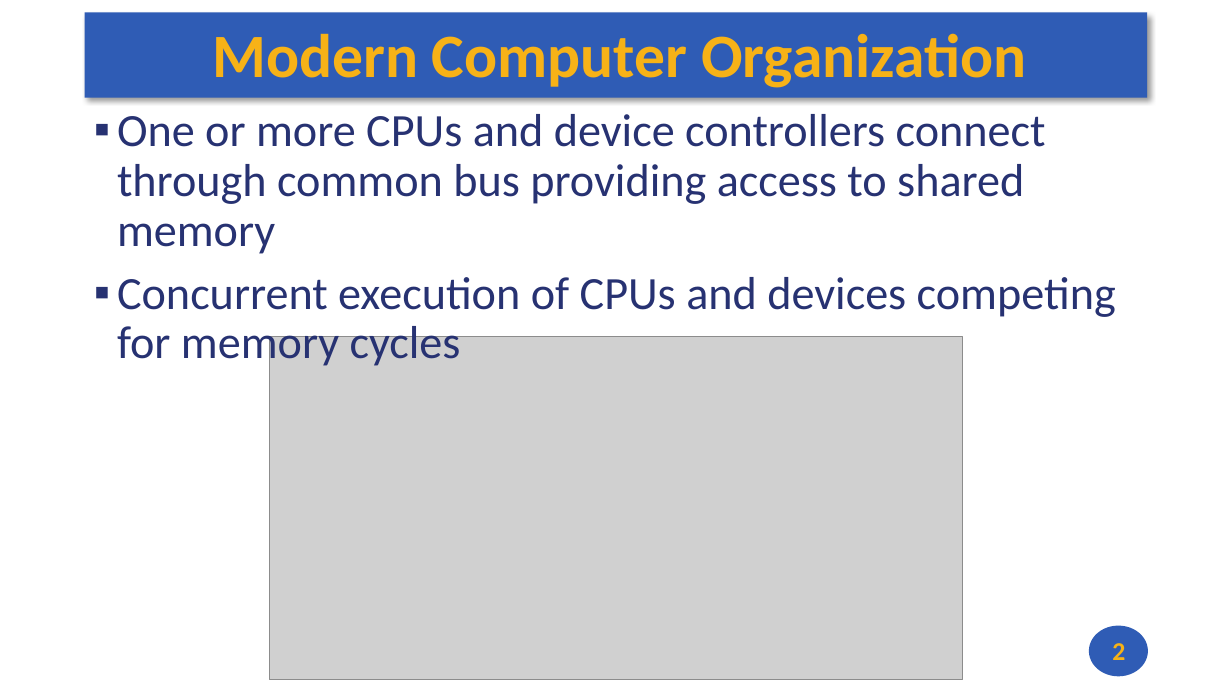
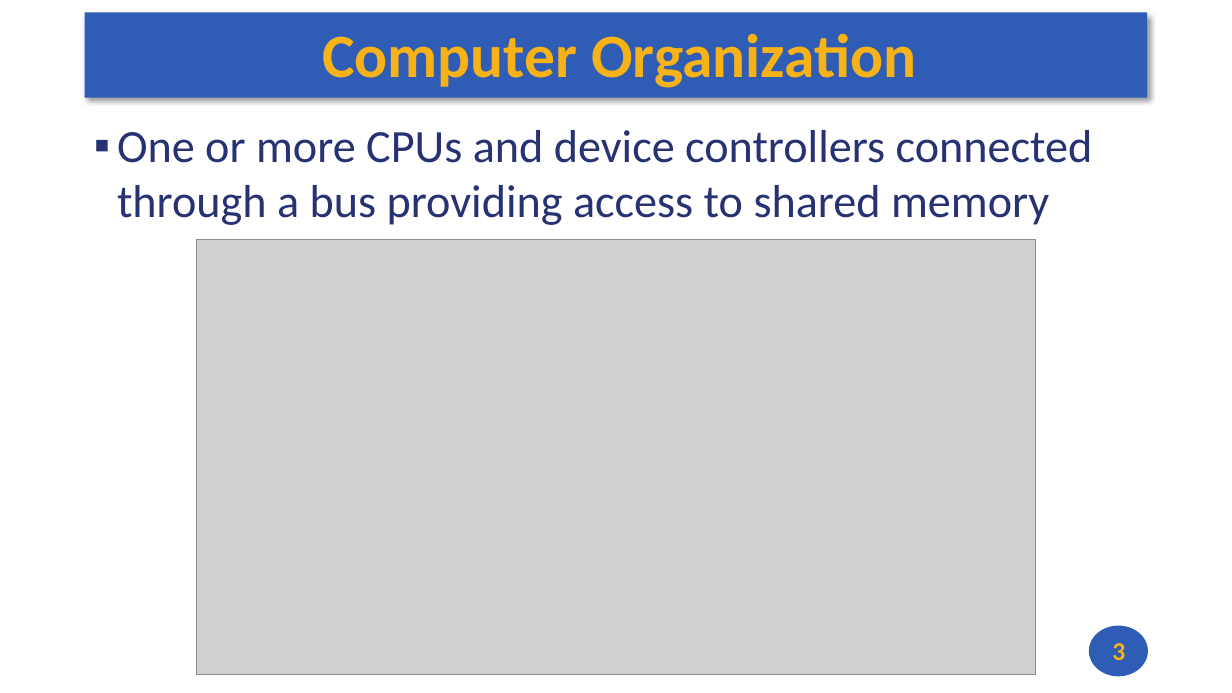
Before and after one commit to andrewt0301/hse-acos-course, a slide deck: slide 3 of docs/part1ca/03_CPU/CA_Lecture_03.pptx (slide 2 before the commit). Drawn at 1232x693 pixels with LibreOffice and Linux fonts; fonts in the diff are those of the drawing; grey boxes stand for pictures. Boxes give left, top, right and bottom in pixels: in the first picture for what was removed or moved away, otherwise in the second. Text is boxed around its words. In the diff, an @@ line names an element or a change of style, - is before the commit and + after.

```diff
--- a/docs/part1ca/03_CPU/CA_Lecture_03.pptx
+++ b/docs/part1ca/03_CPU/CA_Lecture_03.pptx
@@ title at (322,33,916,88): text changed @@
-Modern Computer Organization
+Computer Organization
@@ text at (117,130,1093,225): text changed @@
-▪ One or more CPUs and device controllers connect through common bus providing access to shared memory
-▪ Concurrent execution of CPUs and devices competing for memory cycles
+▪ One or more CPUs and device controllers connected through a bus providing access to shared memory
@@ picture: place and size @@
-picture at (269,336,963,679)
+picture at (197,239,1035,675)
@@ page number at (1112,643,1125,660): text changed @@
-2
+3
```
Also in this commit, not shown: 1 other slide changed, 12 slides added, 2 slides removed, 2 other files.
